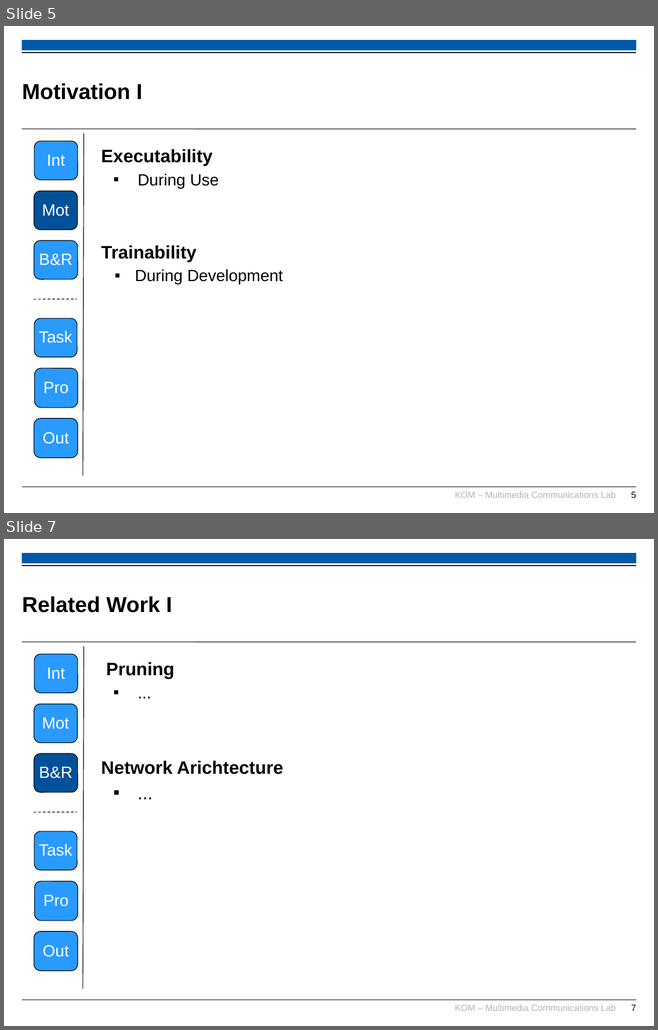
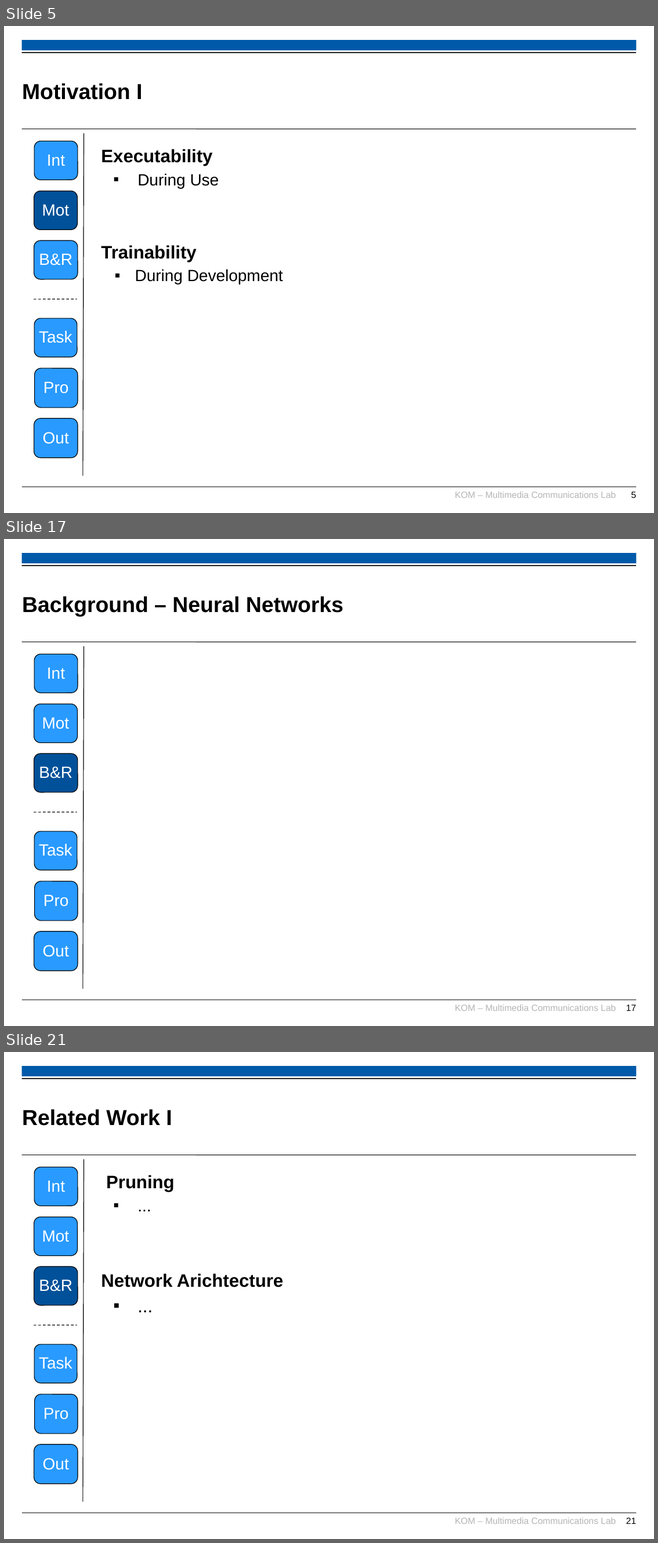
Before and after one commit to TimUnverzagt/Thesis, a slide deck: presentation/intermissionary_presentation.pptx. Shown one above the other, each under a label of ours: slides 5 and 7 before the commit, slides 5, 17 and 21 after it; the slides between them are not shown. The pictures are 658x1030 and 658x1543 pixels, drawn with LibreOffice and Linux fonts; fonts in the diff are those of the drawing; background and template pictures are left out. Boxes give left, top, right and bottom in pixels: in the first picture for what was removed or moved away, otherwise in the second. Text is boxed around its words. In the diff, an @@ line names an element or a change of style, - is before the commit and + after.

Commit message:
Add: Images for chapter "Background" | Upd: Extended presentation

```diff
--- a/presentation/intermissionary_presentation.pptx
+++ b/presentation/intermissionary_presentation.pptx
@@ slide 17 added at (4,539,654,1026), background #FFFFFF; not listed: 6 template elements that a slide beside it also shows @@
@@ title added at (22,596,343,616), 24 pt, text #000000, bold @@
+Background – Neural Networks
@@ rounded rectangle added at (35,654,78,693), fill #299AFF, outline #000000 0.75 pt, 18 pt, text #FFFFFF @@
+Int
@@ line added from (84, 646) to (83, 989), #000000 0.75 pt @@
@@ rounded rectangle added at (34,704,78,743), fill #299AFF, outline #000000 0.75 pt, 18 pt, text #FFFFFF @@
+Mot
@@ rounded rectangle added at (34,754,78,792), fill #005199, outline #000000 0.75 pt, 18 pt, text #FFFFFF @@
+B&R
@@ line added from (34, 813) to (76, 812), #000000 0.75 pt dashed @@
@@ rounded rectangle added at (35,831,78,870), fill #299AFF, outline #000000 0.75 pt, 18 pt, text #FFFFFF @@
+Task
@@ rounded rectangle added at (35,881,78,921), fill #299AFF, outline #000000 0.75 pt, 18 pt, text #FFFFFF @@
+Pro
@@ rounded rectangle added at (34,931,78,971), fill #299AFF, outline #000000 0.75 pt, 18 pt, text #FFFFFF @@
+Out
@@ what was slide 7 is now slide 21 @@
@@ page number at (626,1518,636,1524): text changed @@
-7
+21
```
Also in this commit, not shown: 4 slides changed, 13 other slides added, 25 other files.
